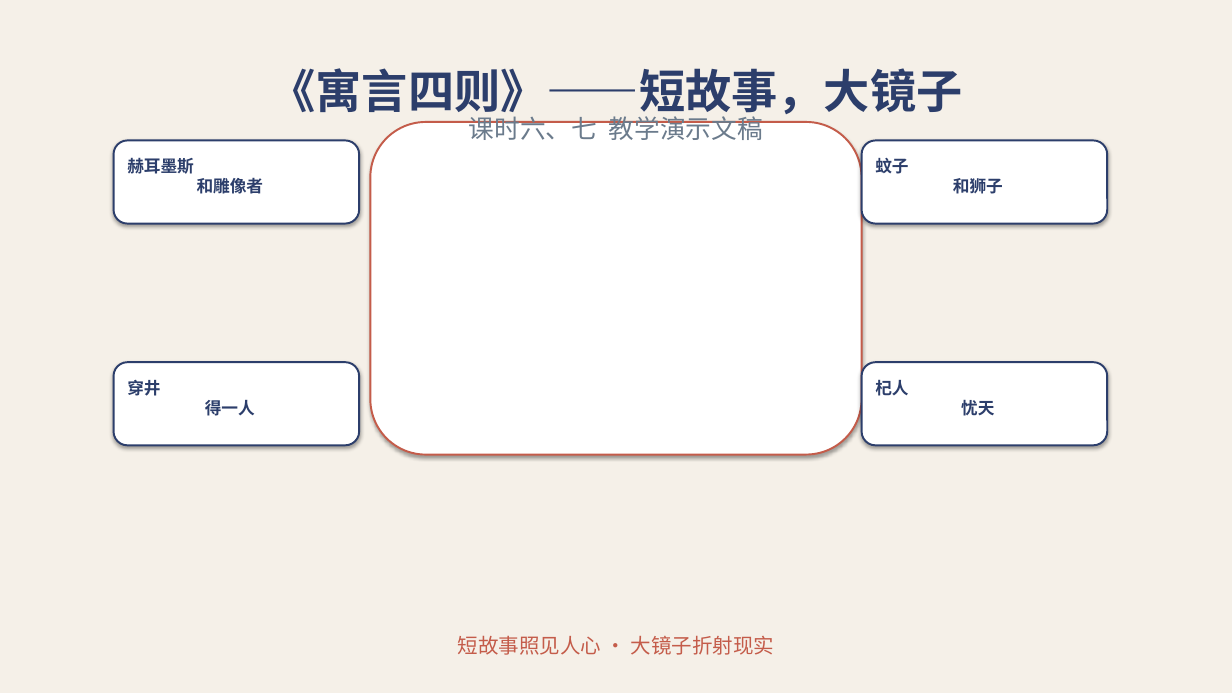
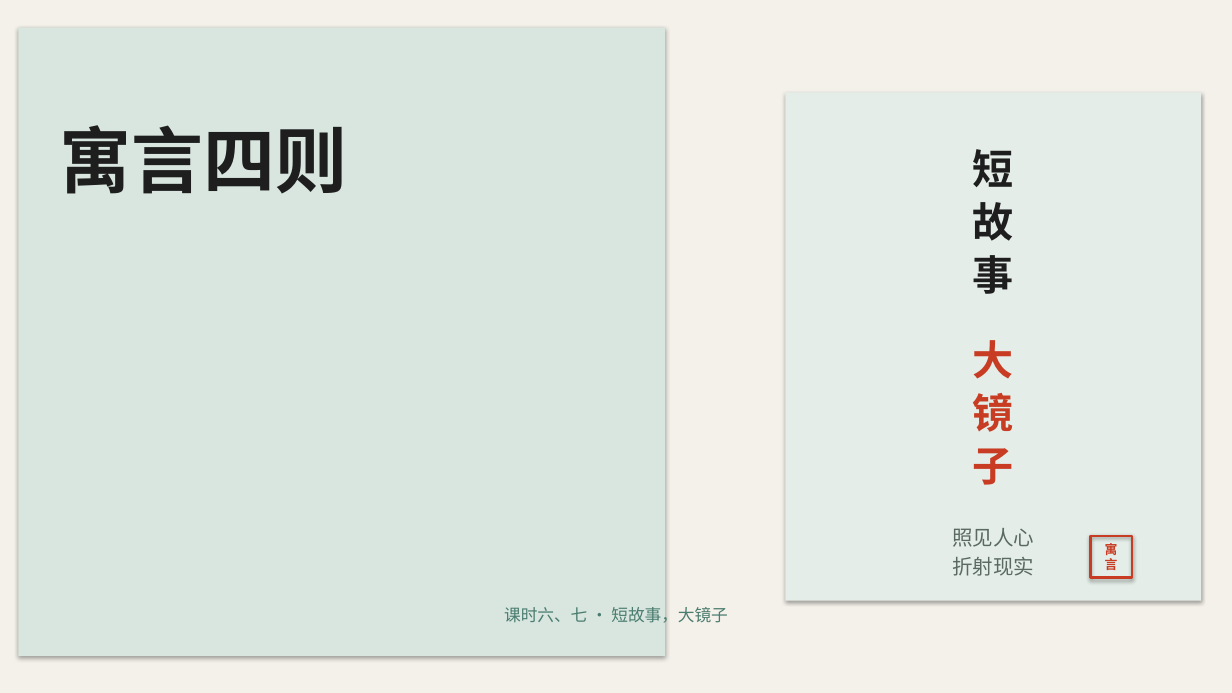
Before and after one commit to decemberlin54-del/declin, a slide deck: slide 1 of 第六单元PPT/寓言四则短故事大镜子.pptx. Drawn at 1232x693 pixels with LibreOffice and Linux fonts; fonts in the diff are those of the drawing. Boxes give left, top, right and bottom in pixels: in the first picture for what was removed or moved away, otherwise in the second. Text is boxed around its words. In the diff, an @@ line names an element or a change of style, - is before the commit and + after.

```diff
--- a/第六单元PPT/寓言四则短故事大镜子.pptx
+++ b/第六单元PPT/寓言四则短故事大镜子.pptx
@@ rectangle at (x1=0, y1=0, x2=1232, y2=693): fill #F5F0E8 to #F4F1EA @@
@@ rectangle added at (x1=18, y1=28, x2=665, y2=656), fill #D8E6DF @@
@@ text removed at (x1=270, y1=68, x2=963, y2=119) @@
-《寓言四则》——短故事，大镜子
@@ text removed at (x1=469, y1=112, x2=763, y2=140) @@
-课时六、七 教学演示文稿
@@ rectangle added at (x1=786, y1=92, x2=1202, y2=601), fill #E4EDE8 @@
@@ text added at (x1=60, y1=125, x2=348, y2=194), 56 pt, text #1E1E1E, bold @@
+寓言四则
@@ rounded rectangle removed at (x1=114, y1=140, x2=360, y2=224) @@
@@ rounded rectangle removed at (x1=371, y1=122, x2=862, y2=455) @@
@@ rounded rectangle removed at (x1=861, y1=140, x2=1107, y2=224) @@
@@ text added at (x1=952, y1=149, x2=1034, y2=576), 16 pt, text #5A6A62 @@
+短
+故
+事
+大
+镜
+子
+照见人心
+折射现实
@@ text removed at (x1=127, y1=158, x2=264, y2=194) @@
-赫耳墨斯
-和雕像者
@@ text removed at (x1=875, y1=158, x2=1003, y2=194) @@
-蚊子
-和狮子
@@ rounded rectangle removed at (x1=114, y1=362, x2=360, y2=445) @@
@@ text removed at (x1=127, y1=380, x2=255, y2=416) @@
-穿井
-得一人
@@ rounded rectangle removed at (x1=861, y1=362, x2=1107, y2=445) @@
@@ text removed at (x1=875, y1=379, x2=994, y2=416) @@
-杞人
-忧天
@@ rectangle added at (x1=1091, y1=536, x2=1132, y2=578), outline #C83C23 2 pt @@
@@ text added at (x1=1105, y1=543, x2=1118, y2=570), 10 pt, text #C83C23, bold @@
+寓言
@@ text at (x1=504, y1=607, x2=728, y2=623): text changed; size 16 to 13 pt; text colour #C45C4A to #4A7C6F @@
-短故事照见人心 · 大镜子折射现实
+课时六、七 · 短故事，大镜子
```
Also in this commit, not shown: 6 other slides changed, 2 slides added, 1 slide removed, 4 other files.
